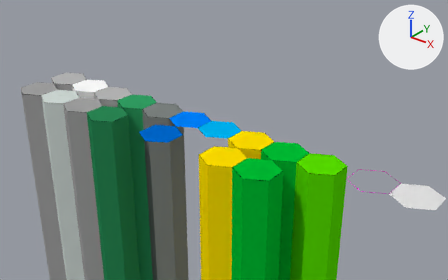
Before and after pictures for a commit that changed the Blender file Assets/Blend Files/Tiles.blend.
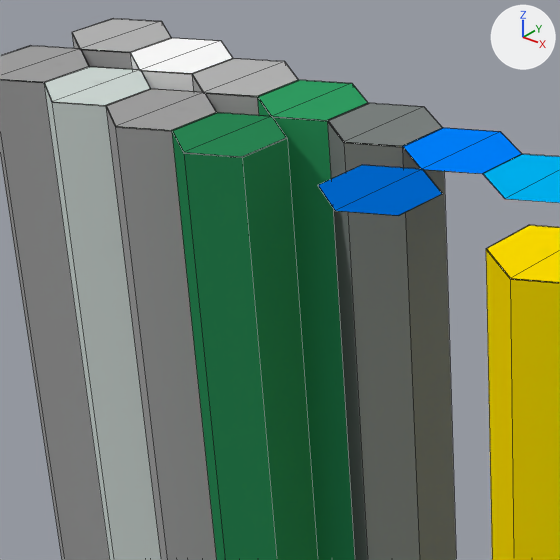
Old and new are each drawn whole from a camera (50 mm lens) standing at (14.54, -20.1, 12.01) and looking at (-1.98, 0.55, -0.8) and again close up on the part from 6% to 50% of the width and 24% to 95% of the height. The axes (+X, +Y, +Z) are drawn at upper right. The lights are the same throughout. The close-ups show mesh edges as thin lines.

The first close-up shows 'CaveTile', 'DeepCaveTile', 'DeepDesertTile', 'DeepHillsTile', 'DeepMountainTile', 'DeepOceanTile', 'DeepSnowTile', 'HillTile', 'MountTainTile', 'OceanTile', 'Road', 'SnowTile'.
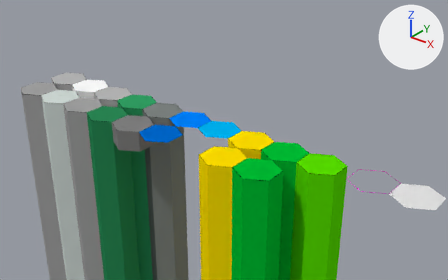
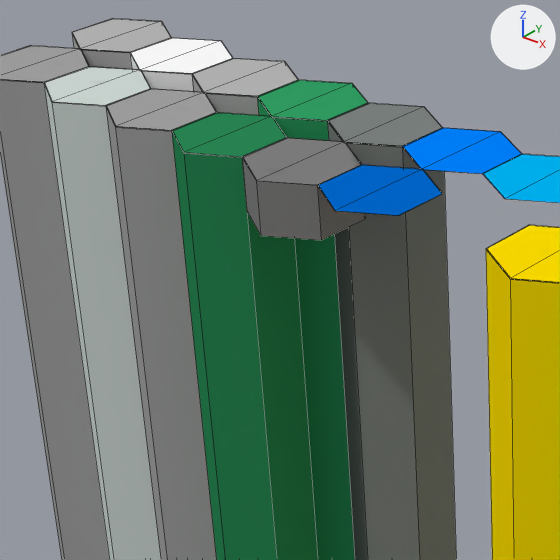
What changed in the scene script:
```text
Add me_circle_017:
    me_circle_017.from_pydata(...)  # 18 vertices, 14 faces; spans x -0.9..0.9, y -1.02..1.02, z -1.0..0.0
    me_circle_017.materials.append(mat_material)  # picture img_tilecolors
Add ob_cloudtile:
    ob_cloudtile = bpy.data.objects.new('CloudTile', me_circle_017)
    ob_cloudtile.location = (-5.4, -2.0, 0.0)
```

Boxes (x1, y1, x2, y2) around the edits, measured in the close-ups (560 x 560 px):
'CloudTile', added: after (242, 138, 365, 240)
